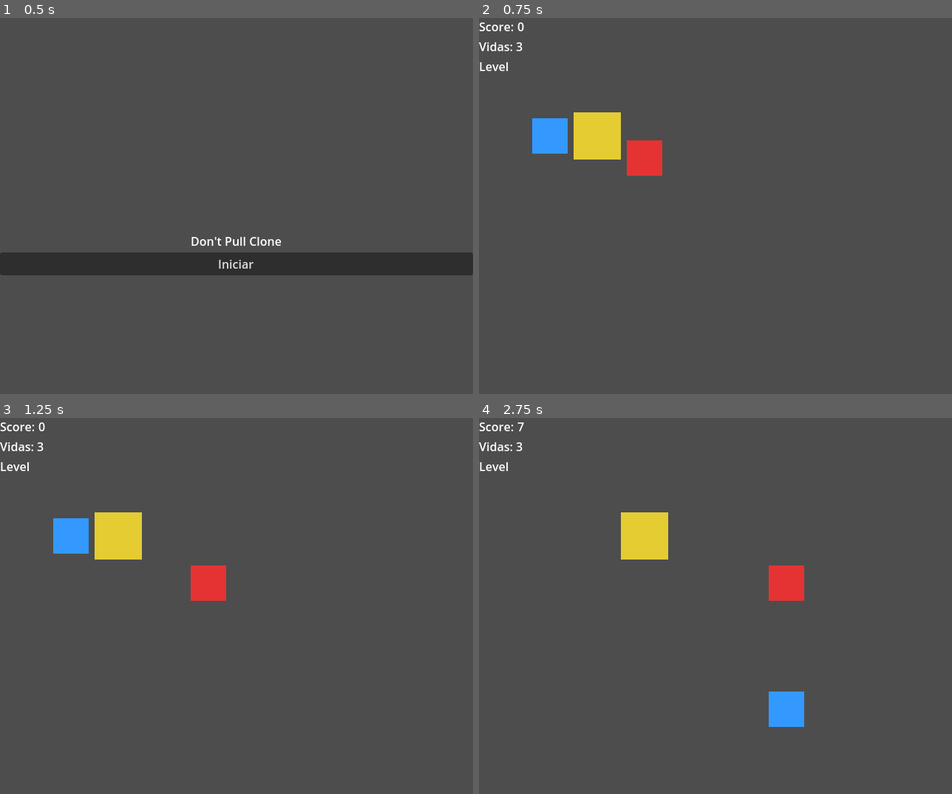
Above: before the commit, frames 1-4 (two rows, left to right).
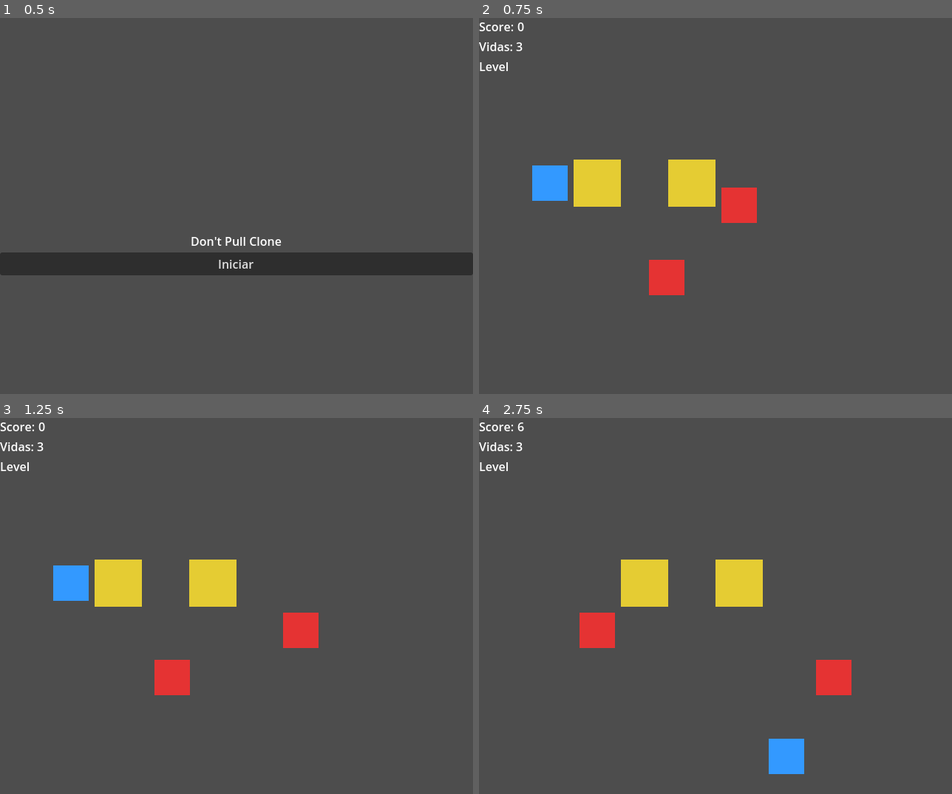
Above: after the commit, the same moments.

Repository: Luizzavala/godot-dontpull
Game: Godot game, scene res://scenes/core/MainMenu.tscn
Two runs of this game, one before a commit and one after it. Both use one fixed random seed, a clock stepped at 60 frames per second and the inputs below.
Inputs:
- Up to frame 1 (0.5 s): no input
- Up to frame 2 (0.75 s): click "Iniciar" at 0.5 s
- Up to frame 3 (1.25 s): no input
- Up to frame 4 (2.75 s): hold Right (ui_right) 1.28-2.03 s; hold Down (ui_down) from 2.03 s (still down)

Frame 1 is identical in both runs. In frame 2, 7.3% of the frame differs, in the area x 11-59%, y 25-74%; in frame 3, 6.6%; in frame 4, 7.3%, in the area x 8-79%, y 1-95%.

Commit message:
Implement JSON level loading and update docs

Diff:
--- /dev/null
+++ b/levels/level_01.json
@@ -0,0 +1,13 @@
+{
+    "name": "Orchard-01",
+    "grid_size": {"width": 7, "height": 7},
+    "player": {"start": [1, 3]},
+    "blocks": [
+        [2, 3],
+        [4, 3]
+    ],
+    "enemies": [
+        {"type": "random", "start": [5, 3]},
+        {"type": "chaser", "start": [3, 5]}
+    ]
+}
--- a/scenes/core/Level.tscn
+++ b/scenes/core/Level.tscn
@@ -39,10 +39,16 @@
 [node name="Player" parent="." instance=ExtResource("2")]
 unique_name_in_owner = true
 
-[node name="Enemy" parent="." instance=ExtResource("3")]
+[node name="Enemies" type="Node2D" parent="."]
 unique_name_in_owner = true
 
-[node name="Block" parent="." instance=ExtResource("4")]
+[node name="Enemy" parent="Enemies" instance=ExtResource("3")]
+unique_name_in_owner = true
+
+[node name="Blocks" type="Node2D" parent="."]
+unique_name_in_owner = true
+
+[node name="Block" parent="Blocks" instance=ExtResource("4")]
 unique_name_in_owner = true
 
 [node name="HUD" parent="." instance=ExtResource("5")]
--- a/scripts/core/GameManager.gd
+++ b/scripts/core/GameManager.gd
@@ -2,40 +2,33 @@
 extends Node
 
 const Consts = preload("res://scripts/utils/constants.gd")
-
 signal score_changed(new_score: int)
 signal lives_changed(new_lives: int)
 signal level_started(level_name: String)
 signal game_over()
-
 var _player: Player
 var _score := 0
 var _lives := Consts.START_LIVES
 var _enemies: Array[Enemy] = []
-
 func _ready() -> void:
     """Emite el estado inicial al arrancar el autoload."""
     get_tree().scene_changed.connect(_on_scene_changed)
     score_changed.emit(_score)
     lives_changed.emit(_lives)
 
-
 func register_player(player: Player) -> void:
     """Guarda la referencia del jugador activo."""
     _player = player
-
 
 func register_hud(_hud: HUD) -> void:
     """Asocia el HUD activo y le envía el estado global."""
     score_changed.emit(_score)
     lives_changed.emit(_lives)
 
-
 func add_score(value: int) -> void:
     """Incrementa el score global y notifica el cambio."""
     _score += value
     score_changed.emit(_score)
-
 
 func set_lives(value: int) -> void:
     """Actualiza las vidas del jugador y dispara la señal correspondiente."""
@@ -44,24 +37,24 @@
     if _lives <= 0:
         game_over.emit()
 
-
 func start_level() -> void:
     """Propaga el inicio del nivel actual al HUD."""
     var current_scene := get_tree().current_scene
     level_started.emit(current_scene.name if current_scene else "")
-
 
 func register_enemy(enemy: Enemy) -> void:
     """Añade enemigos activos para referencia rápida."""
     if enemy not in _enemies:
         _enemies.append(enemy)
 
+func unregister_enemy(enemy: Enemy) -> void:
+    """Elimina un enemigo del registro sin otorgar puntuación."""
+    _enemies.erase(enemy)
 
 func on_enemy_defeated(enemy: Enemy) -> void:
     """Elimina la referencia del enemigo y suma score."""
     _enemies.erase(enemy)
     add_score(Consts.ENEMY_SCORE)
-
 
 func on_player_defeated() -> void:
     """Reduce las vidas del jugador y gestiona el reinicio o fin de partida."""
@@ -71,12 +64,10 @@
     else:
         return_to_menu()
 
-
 func restart_level() -> void:
     """Recarga el nivel actual si existe."""
     if get_tree().current_scene and get_tree().current_scene.scene_file_path == Consts.LEVEL_SCENE_PATH:
         get_tree().reload_current_scene()
-
 
 func return_to_menu() -> void:
     """Regresa al menú principal y restablece score y vidas."""
@@ -86,17 +77,14 @@
     lives_changed.emit(_lives)
     get_tree().change_scene_to_file(Consts.MAIN_MENU_SCENE_PATH)
 
-
 func get_player() -> Player:
     """Devuelve el jugador registrado."""
     return _player
-
 
 func notify_player_step() -> void:
     """Suma score por cada paso válido del jugador."""
     add_score(Consts.STEP_SCORE)
 
-
 func _on_scene_changed(new_scene: Node) -> void:
     """Detecta cambios de escena para iniciar niveles automáticamente."""
     if new_scene and new_scene.scene_file_path == Consts.LEVEL_SCENE_PATH:
--- a/scripts/core/Level.gd
+++ b/scripts/core/Level.gd
@@ -1,37 +1,101 @@
-## Level configura la escena de juego y posiciona entidades sobre un grid común.
+## Level configura la escena de juego cargando datos desde JSON y posiciona entidades en el grid.
 extends Node2D
 class_name Level
 
 const Consts = preload("res://scripts/utils/constants.gd")
 const GameHelpers = preload("res://scripts/utils/helpers.gd")
-
+const LevelLoader = preload("res://scripts/utils/level_loader.gd")
+const EnemyScene: PackedScene = preload("res://scenes/entities/Enemy.tscn")
+const BlockScene: PackedScene = preload("res://scenes/entities/Block.tscn")
+@export var level_file: String = ""
 @onready var tile_map: TileMap = %GroundTileMap
 @onready var player: Player = %Player
-@onready var enemy: Enemy = %Enemy
-@onready var block: Block = %Block
+@onready var enemy_container: Node2D = %Enemies
+@onready var block_container: Node2D = %Blocks
 @onready var hud: HUD = %HUD
-
 func _ready() -> void:
-    """Genera el tilemap base y alinea las entidades al grid."""
-    _populate_tile_map()
-    _align_entities()
+    """Carga los datos del nivel y posiciona entidades según el layout."""
+    _apply_level_data(_load_level_data())
     GameManager.start_level()
 
 
-func _populate_tile_map() -> void:
-    """Rellena el TileMap con un patrón sencillo de GRID_WIDTH x GRID_HEIGHT celdas."""
+func _load_level_data() -> Dictionary:
+    var path := level_file if level_file != "" else LevelLoader.get_default_level_path()
+    var data := LevelLoader.load_level(path)
+    if not data.is_empty():
+        return data
+    return {
+        "grid_size": {"width": Consts.GRID_WIDTH, "height": Consts.GRID_HEIGHT},
+        "player": {"start": Consts.PLAYER_START},
+        "blocks": [Consts.BLOCK_START],
+        "enemies": [Consts.ENEMY_START],
+    }
+
+func _apply_level_data(data: Dictionary) -> void:
+    var grid_size := data.get("grid_size", {})
+    var width := int(grid_size.get("width", Consts.GRID_WIDTH))
+    var height := int(grid_size.get("height", Consts.GRID_HEIGHT))
+    _populate_tile_map(width, height)
+    _position_player(data.get("player", {}))
+    _spawn_blocks(data.get("blocks", []))
+    _spawn_enemies(data.get("enemies", []))
+    hud.offset = Vector2.ZERO
+
+func _populate_tile_map(width: int, height: int) -> void:
     tile_map.clear()
-    for x in range(Consts.GRID_WIDTH):
-        for y in range(Consts.GRID_HEIGHT):
+    for x in range(width):
+        for y in range(height):
             tile_map.set_cell(0, Vector2i(x, y), 0, Vector2i.ZERO)
 
+func _position_player(player_data: Dictionary) -> void:
+    var start := _extract_position(player_data.get("start", player_data), Consts.PLAYER_START)
+    player.global_position = GameHelpers.grid_to_world(start)
+    player.target_position = player.global_position
 
-func _align_entities() -> void:
-    """Reposiciona jugador, enemigo y bloque en el grid inicial."""
-    player.global_position = GameHelpers.grid_to_world(Consts.PLAYER_START)
-    player.target_position = player.global_position
-    block.global_position = GameHelpers.grid_to_world(Consts.BLOCK_START)
-    block.target_position = block.global_position
-    enemy.global_position = GameHelpers.grid_to_world(Consts.ENEMY_START)
-    enemy.target_position = enemy.global_position
-    hud.offset = Vector2.ZERO
+func _spawn_blocks(positions: Array) -> void:
+    _clear_container(block_container)
+    if positions.is_empty():
+        _spawn_block(Consts.BLOCK_START)
+        return
+    for entry in positions:
+        _spawn_block(_extract_position(entry, Consts.BLOCK_START))
+
+func _spawn_enemies(positions: Array) -> void:
+    _clear_container(enemy_container)
+    if positions.is_empty():
+        _spawn_enemy(Consts.ENEMY_START)
+        return
+    for entry in positions:
+        _spawn_enemy(_extract_position(entry, Consts.ENEMY_START))
+
+func _spawn_block(grid_position: Vector2i) -> void:
+    var block_instance: Block = BlockScene.instantiate()
+    block_instance.global_position = GameHelpers.grid_to_world(grid_position)
+    block_container.add_child(block_instance)
+    block_instance.target_position = block_instance.global_position
+
+func _spawn_enemy(grid_position: Vector2i) -> void:
+    var enemy_instance: Enemy = EnemyScene.instantiate()
+    enemy_instance.global_position = GameHelpers.grid_to_world(grid_position)
+    enemy_container.add_child(enemy_instance)
+    enemy_instance.target_position = enemy_instance.global_position
+
+func _clear_container(container: Node) -> void:
+    for child in container.get_children():
+        if child is Enemy:
+            GameManager.unregister_enemy(child)
+        child.queue_free()
+
+func _extract_position(value, fallback: Vector2i) -> Vector2i:
+    if value is Dictionary:
+        if value.has("start"):
+            return _extract_position(value["start"], fallback)
+        if value.has("position"):
+            return _extract_position(value["position"], fallback)
+    if value is Array and value.size() >= 2:
+        return Vector2i(int(value[0]), int(value[1]))
+    if value is Vector2i:
+        return value
+    if value is Vector2:
+        return Vector2i(int(value.x), int(value.y))
+    return fallback
--- a/scripts/utils/constants.gd
+++ b/scripts/utils/constants.gd
@@ -16,3 +16,5 @@
 const CARDINAL_DIRECTIONS := [Vector2i.UP, Vector2i.DOWN, Vector2i.LEFT, Vector2i.RIGHT]
 const LEVEL_SCENE_PATH := "res://scenes/core/Level.tscn"
 const MAIN_MENU_SCENE_PATH := "res://scenes/core/MainMenu.tscn"
+const LEVELS_DIR := "res://levels/"
+const DEFAULT_LEVEL_FILE := "level_01.json"
--- /dev/null
+++ b/scripts/utils/level_loader.gd
@@ -0,0 +1,37 @@
+## LevelLoader ofrece utilidades para cargar descripciones de niveles desde JSON.
+extends Object
+class_name LevelLoader
+
+const Consts = preload("res://scripts/utils/constants.gd")
+
+static func get_default_level_path() -> String:
+    """Devuelve la ruta completa del nivel por defecto."""
+    return Consts.LEVELS_DIR + Consts.DEFAULT_LEVEL_FILE
+
+
+static func load_level(path: String) -> Dictionary:
+    """Carga un archivo JSON de nivel y devuelve su contenido como diccionario."""
+    var resolved_path := _resolve_path(path)
+    if resolved_path == "":
+        return {}
+    if not FileAccess.file_exists(resolved_path):
+        push_warning("Nivel no encontrado: %s" % resolved_path)
+        return {}
+    var file := FileAccess.open(resolved_path, FileAccess.READ)
+    if file == null:
+        push_warning("No se pudo abrir el archivo de nivel: %s" % resolved_path)
+        return {}
+    var json := JSON.new()
+    var parse_error := json.parse(file.get_as_text())
+    if parse_error != OK:
+        push_warning("Error al parsear nivel %s: %s" % [resolved_path, json.get_error_message()])
+        return {}
+    return json.data if json.data is Dictionary else {}
+
+
+static func _resolve_path(path: String) -> String:
+    if path == "":
+        return ""
+    if path.begins_with("res://"):
+        return path
+    return Consts.LEVELS_DIR + path
--- a/tests/integration/LevelSandbox.tscn
+++ b/tests/integration/LevelSandbox.tscn
@@ -1,7 +1,8 @@
 [gd_scene load_steps=2 format=3]
 
-[ext_resource type="PackedScene" path="res://scenes/Level.tscn" id="1"]
+[ext_resource type="PackedScene" path="res://scenes/core/Level.tscn" id="1"]
 
 [node name="LevelSandbox" type="Node"]
 
 [node name="Level" parent="LevelSandbox" instance=ExtResource("1")]
+level_file = "res://levels/level_01.json"
--- /dev/null
+++ b/tests/unit/test_level_loader.gd
@@ -0,0 +1,38 @@
+## TestLevelLoader valida la carga de archivos JSON de nivel.
+extends Node
+
+const LevelLoader = preload("res://scripts/utils/level_loader.gd")
+
+func run_tests() -> Array:
+    """Ejecuta los casos asociados al LevelLoader."""
+    return [
+        _test_load_default_level(),
+        _test_missing_level_returns_empty(),
+        _test_relative_path_resolution(),
+    ]
+
+
+func _test_load_default_level() -> Dictionary:
+    var data := LevelLoader.load_level(LevelLoader.get_default_level_path())
+    var player_data := data.get("player", {})
+    var start := player_data.get("start", [])
+    return {
+        "name": "LevelLoader carga el nivel por defecto",
+        "passed": data.get("name", "") == "Orchard-01" and start.size() == 2,
+    }
+
+
+func _test_missing_level_returns_empty() -> Dictionary:
+    var data := LevelLoader.load_level("res://levels/unknown_level.json")
+    return {
+        "name": "LevelLoader devuelve diccionario vacío si falta el archivo",
+        "passed": data.is_empty(),
+    }
+
+
+func _test_relative_path_resolution() -> Dictionary:
+    var data := LevelLoader.load_level("level_01.json")
+    return {
+        "name": "LevelLoader resuelve rutas relativas al directorio de niveles",
+        "passed": data.get("name", "") == "Orchard-01",
+    }
Not shown, changed: README.md
Not shown, changed: docs/agents.md
Not shown, changed: docs/architecture.md
